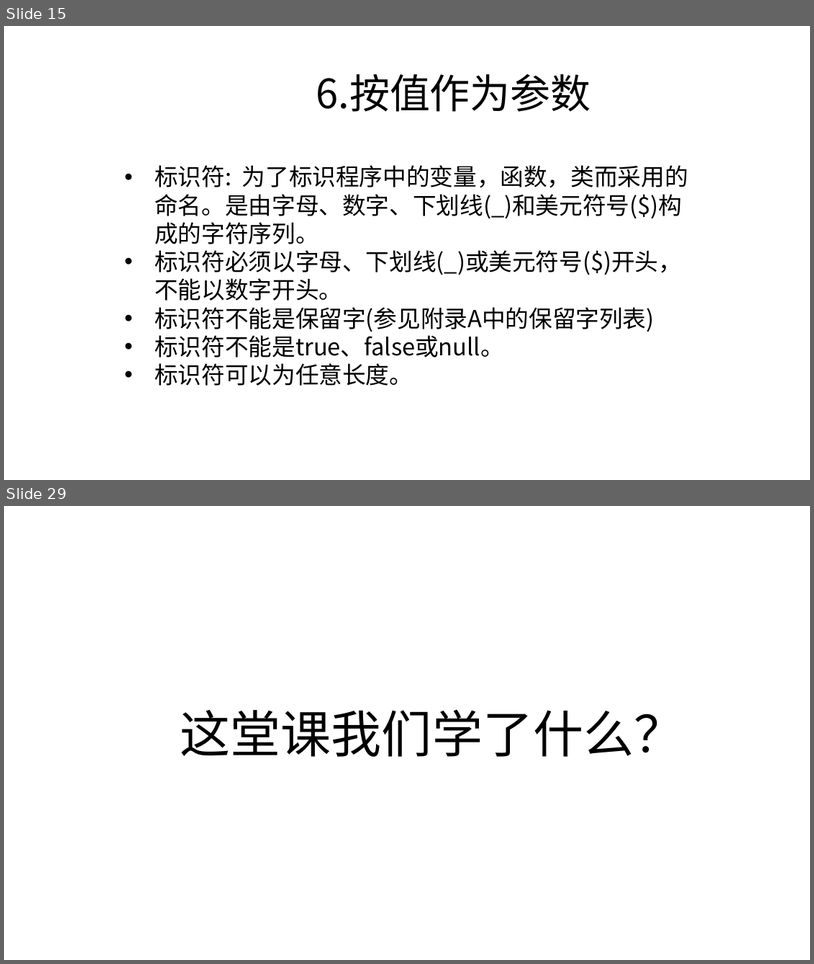
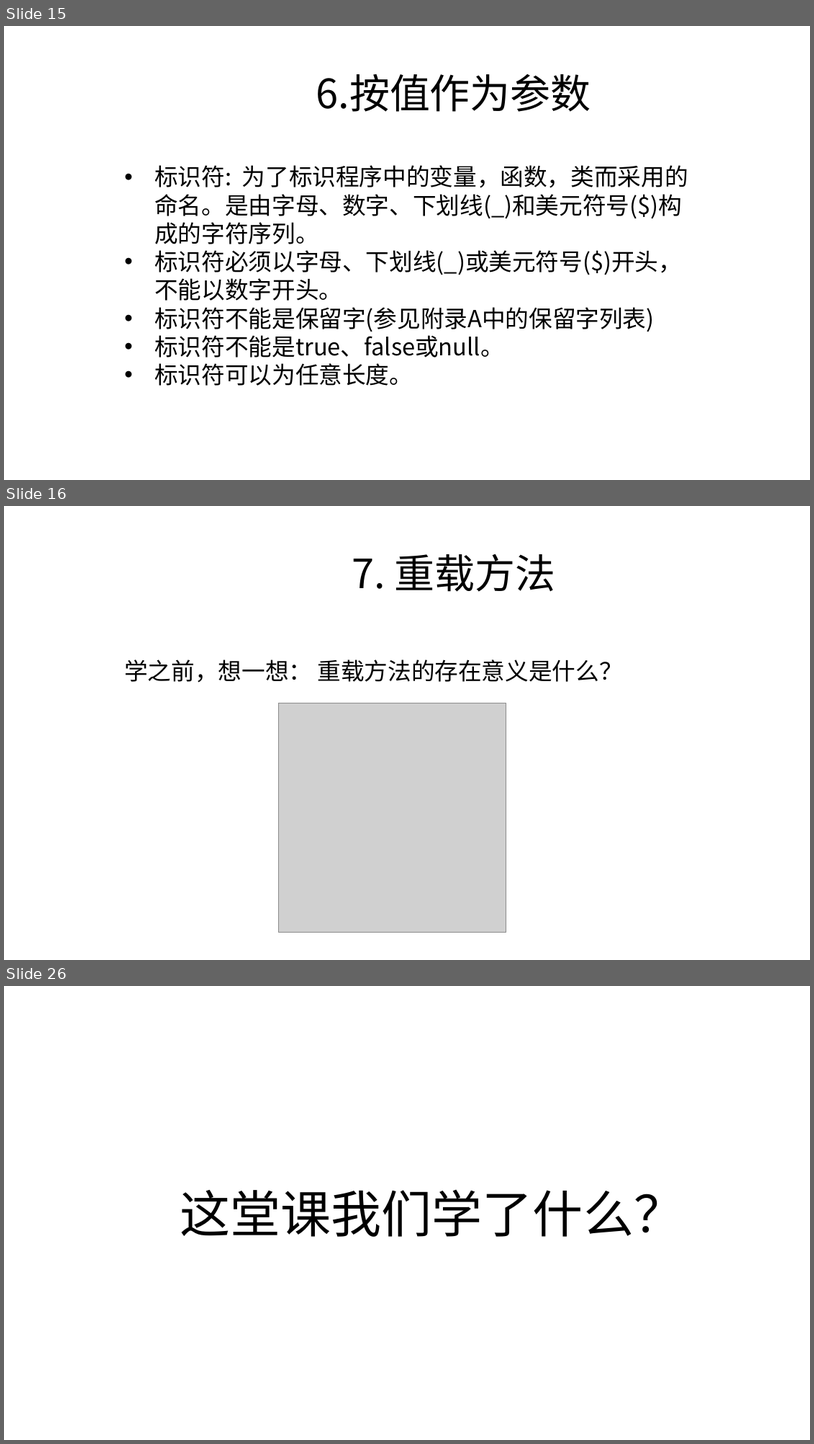
Before and after one commit to zjyesir/hmc_java_1, a slide deck: ppt/2.3 方法.pptx. Shown one above the other, each under a label of ours: slides 15 and 29 before the commit, slides 15, 16 and 26 after it; the slides between them are not shown. The pictures are 814x964 and 814x1444 pixels, drawn with LibreOffice and Linux fonts; fonts in the diff are those of the drawing; grey boxes stand for pictures; background and template pictures are left out. Boxes give left, top, right and bottom in pixels: in the first picture for what was removed or moved away, otherwise in the second. Text is boxed around its words. In the diff, an @@ line names an element or a change of style, - is before the commit and + after.

Commit message:
方法 ppt做好

```diff
--- a/ppt/2.3 方法.pptx
+++ b/ppt/2.3 方法.pptx
@@ slide 16 added at <box>4,506,810,960</box>, background picture (left out) @@
@@ text added at <box>352,554,556,592</box>, 48 pt, text #000000 @@
+7. 重载方法
@@ text added at <box>124,659,623,682</box>, 28 pt, text #000000 @@
+学之前，想一想： 重载方法的存在意义是什么？
@@ picture added at <box>278,703,506,932</box> @@
@@ what was slide 29 is now slide 26 @@
```
Also in this commit, not shown: 2 slides changed, 10 other slides added, 14 slides removed, 2 other files.
